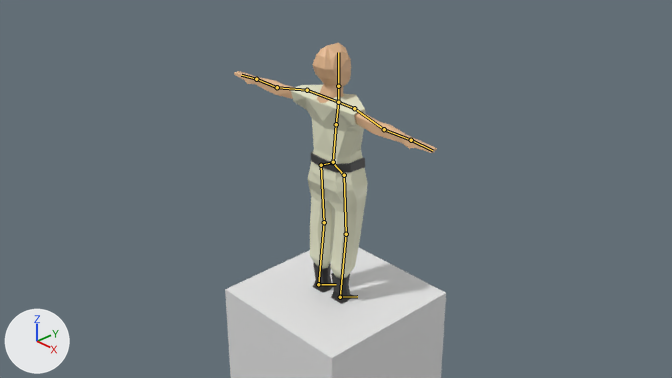
The Blender file blender/player.blend: old version first, new version second.
Camera for both pictures: the file's camera 'Camera'. Every picture has the same lights, and +X, +Y and +Z are marked at lower left. The bones that bend it are drawn over the model as lines.

The first picture shows 'Body', 'Cube'.
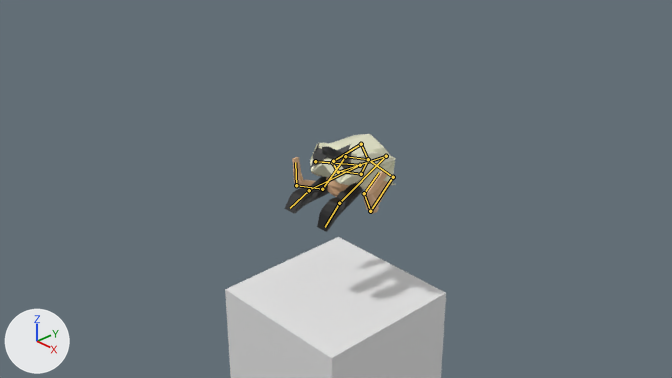
The newer file adds an action. The first version stands in its rest pose; the second is drawn at frame 11 of the action 'teleport'.

Where the change shows, as pixel boxes [x1, y1, x2, y2] in the pictures (672 x 378 px):
'Body', posed (45% narrower, 62% shorter)
    before: [234, 43, 437, 304]
    after: [284, 134, 396, 232]
bone 'HipRight', root to tip
    before: (332, 162) to (321, 165)
    after: (332, 162) to (315, 161)
bone 'UpperLegRight', root to tip
    before: (321, 165) to (324, 222)
    after: (315, 161) to (360, 165)
bone 'LowerLegRight', root to tip
    before: (324, 222) to (318, 285)
    after: (360, 165) to (308, 190)
bone 'FootRight', root to tip
    before: (318, 284) to (336, 284)
    after: (309, 190) to (290, 208)
bone 'HipLeft', root to tip
    before: (332, 162) to (344, 175)
    after: (332, 162) to (338, 172)
bone 'UpperLegLeft', root to tip
    before: (344, 175) to (346, 234)
    after: (338, 172) to (386, 156)
bone 'LowerLegLeft', root to tip
    before: (346, 234) to (340, 298)
    after: (386, 156) to (338, 204)
bone 'FootLeft', root to tip
    before: (340, 297) to (357, 296)
    after: (339, 203) to (325, 227)
bone 'Belly', root to tip
    before: (333, 162) to (336, 124)
    after: (333, 161) to (361, 144)
bone 'Cheast', root to tip
    before: (336, 124) to (338, 102)
    after: (361, 144) to (368, 159)
bone 'ShoulderRight', root to tip
    before: (338, 102) to (354, 108)
    after: (368, 159) to (393, 177)
bone 'UpperArmRight', root to tip
    before: (354, 108) to (384, 129)
    after: (393, 177) to (370, 211)
bone 'LowerArmRIght', root to tip
    before: (384, 129) to (411, 140)
    after: (370, 211) to (364, 193)
bone 'HandRight', root to tip
    before: (411, 140) to (432, 150)
    after: (364, 193) to (379, 172)
bone 'ShoulderLeft', root to tip
    before: (338, 102) to (307, 90)
    after: (368, 159) to (345, 156)
bone 'UpperArmLeft', root to tip
    before: (307, 90) to (277, 87)
    after: (345, 156) to (322, 189)
bone 'LowerArmLeft', root to tip
    before: (277, 87) to (256, 79)
    after: (322, 189) to (296, 185)
bone 'HandLeft', root to tip
    before: (256, 79) to (241, 75)
    after: (296, 185) to (295, 162)
bone 'Neck', root to tip
    before: (338, 102) to (338, 86)
    after: (368, 159) to (361, 174)
bone 'Head', root to tip
    before: (338, 86) to (338, 52)
    after: (361, 174) to (339, 171)

What the commit changed:
Bone 'HipRight' (bone_hipright) turns from (0, 0, 0) to (33, 59, 56) degrees about its own x, y and z.
Bone 'UpperLegRight' (bone_upperlegright) turns from (0, 0, 0) to (-140, 0, 0) degrees about its own x, y and z.
Bone 'LowerLegRight' (bone_lowerlegright) turns from (0, 0, 0) to (146, 0, 0) degrees about its own x, y and z.
Bone 'FootRight' (bone_footright) turns from (0, 0, 0) to (-54, 0, 0) degrees about its own x, y and z.
Bone 'HipLeft' (bone_hipleft) turns from (0, 0, 0) to (33, -59, -56) degrees about its own x, y and z.
Bone 'UpperLegLeft' (bone_upperlegleft) turns from (0, 0, 0) to (-157, 0, 0) degrees about its own x, y and z.
Bone 'LowerLegLeft' (bone_lowerlegleft) turns from (0, 0, 0) to (142, 0, 0) degrees about its own x, y and z.
Bone 'FootLeft' (bone_footleft) turns from (0, 0, 0) to (-54, 0, 0) degrees about its own x, y and z.
Bone 'Belly' (bone_belly) moves from (0.0, 0.0, 0.0) to (0.0, 0.009, 0.009).
Bone 'Belly' (bone_belly) turns from (0, 0, 0) to (74, 0, 0) degrees about its own x, y and z.
Bone 'Cheast' (bone_cheast) turns from (0, 0, 0) to (71, 0, 0) degrees about its own x, y and z.
Bone 'ShoulderRight' (bone_shoulderright) turns from (0, 0, 0) to (8, -70, 16) degrees about its own x, y and z.
Bone 'UpperArmRight' (bone_upperarmright) turns from (0, 0, 0) to (81, 13, 168) degrees about its own x, y and z.
Bone 'LowerArmRIght' (bone_lowerarmright) turns from (0, 0, 0) to (8, -21, -103) degrees about its own x, y and z.
Bone 'HandRight' (bone_handright) turns from (0, 0, 0) to (-1, -13, -72) degrees about its own x, y and z.
Bone 'ShoulderLeft' (bone_shoulderleft) turns from (0, 0, 0) to (8, 70, -16) degrees about its own x, y and z.
Bone 'UpperArmLeft' (bone_upperarmleft) turns from (0, 0, 0) to (81, -8, -169) degrees about its own x, y and z.
Bone 'LowerArmLeft' (bone_lowerarmleft) turns from (0, 0, 0) to (0, 16, 68) degrees about its own x, y and z.
Bone 'HandLeft' (bone_handleft) turns from (0, 0, 0) to (-2, 12, 72) degrees about its own x, y and z.
Bone 'Neck' (bone_neck) turns from (0, 0, 0) to (73, 0, 0) degrees about its own x, y and z.
Bone 'Head' (bone_head) turns from (0, 0, 0) to (75, 0, 0) degrees about its own x, y and z.
